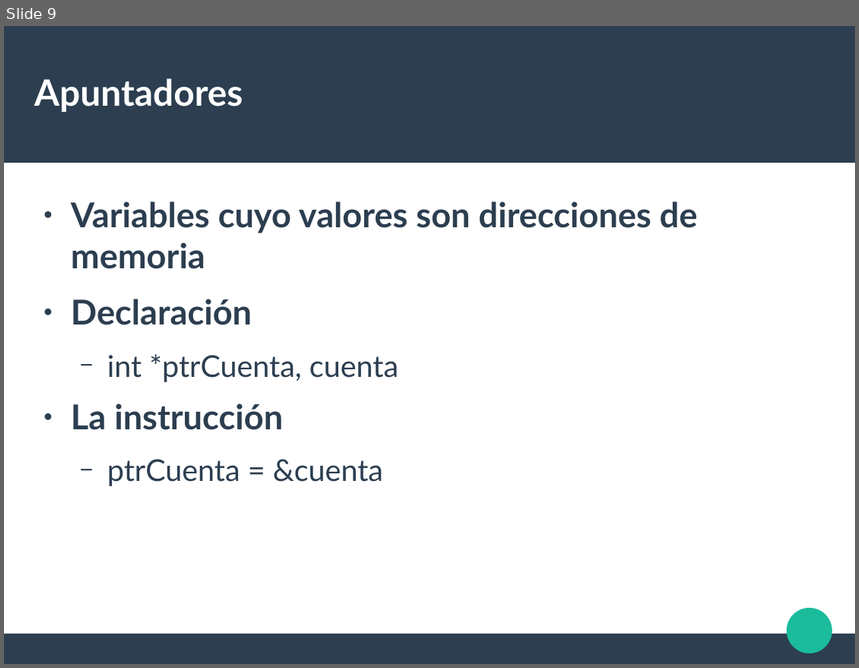
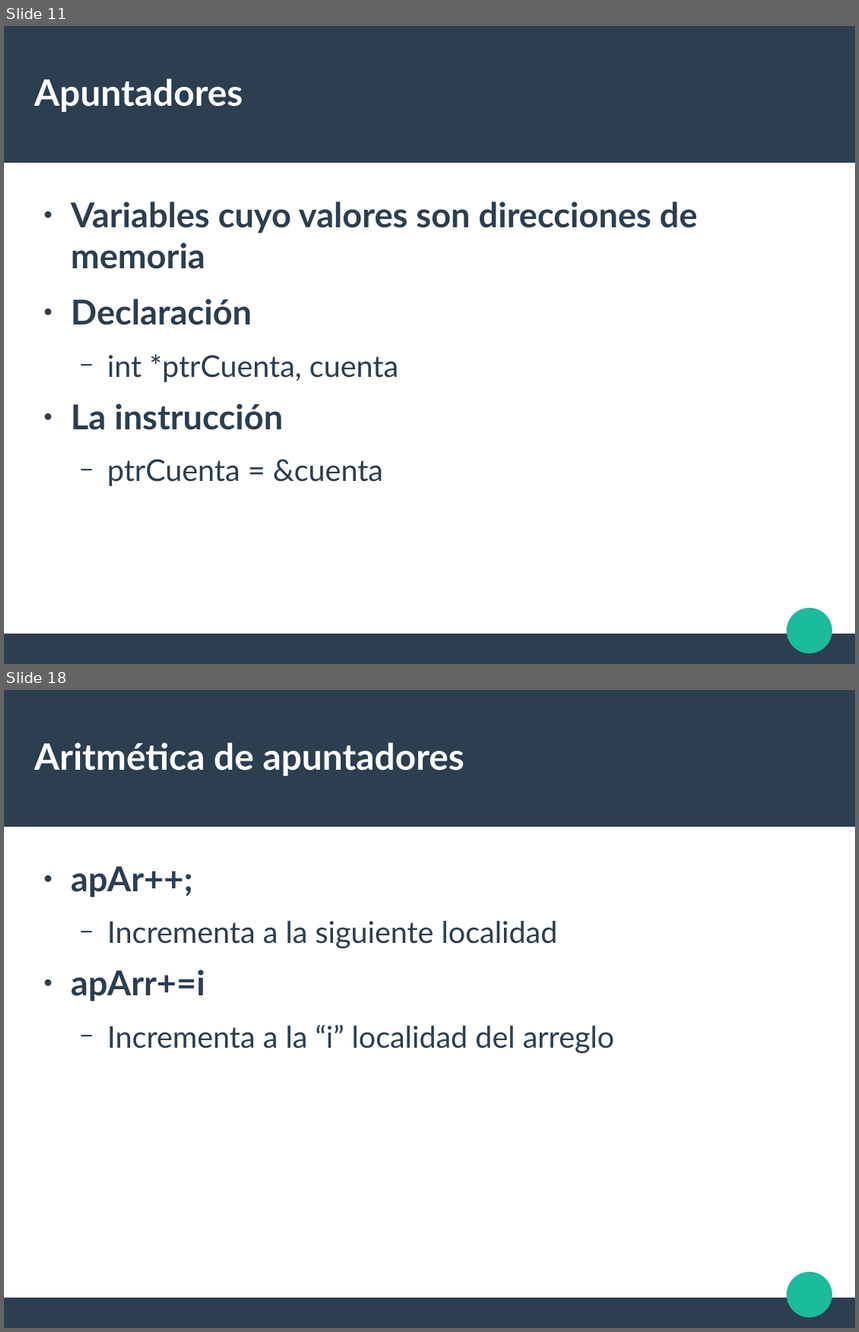
Before and after one commit to liowiki/EDA1-20192, a slide deck: Tema1.odp. Shown one above the other, each under a label of ours: slide 9 before the commit, slides 11 and 18 after it; the slides between them are not shown. The pictures are 859x668 and 859x1332 pixels, drawn with LibreOffice and Linux fonts; fonts in the diff are those of the drawing. Boxes give left, top, right and bottom in pixels: in the first picture for what was removed or moved away, otherwise in the second. Text is boxed around its words. In the diff, an @@ line names an element or a change of style, - is before the commit and + after.

```diff
--- a/Tema1.odp
+++ b/Tema1.odp
@@ slide 18 added at box(4, 690, 855, 1328), background #FFFFFF; not listed: 3 template elements that a slide beside it also shows @@
@@ title added at box(34, 742, 465, 776), 33.9 pt, text #FFFFFF, bold @@
+Aritmética de apuntadores
@@ text added at box(71, 866, 615, 1053), 28 pt, text #2C3E50 @@
+● apAr++;
+  − Incrementa a la siguiente localidad
+● apArr+=i
+  − Incrementa a la “i” localidad del arreglo
@@ what was slide 9 is now slide 11 @@
```
Also in this commit, not shown: 1 slide changed, 31 other slides added, 4 other files.
